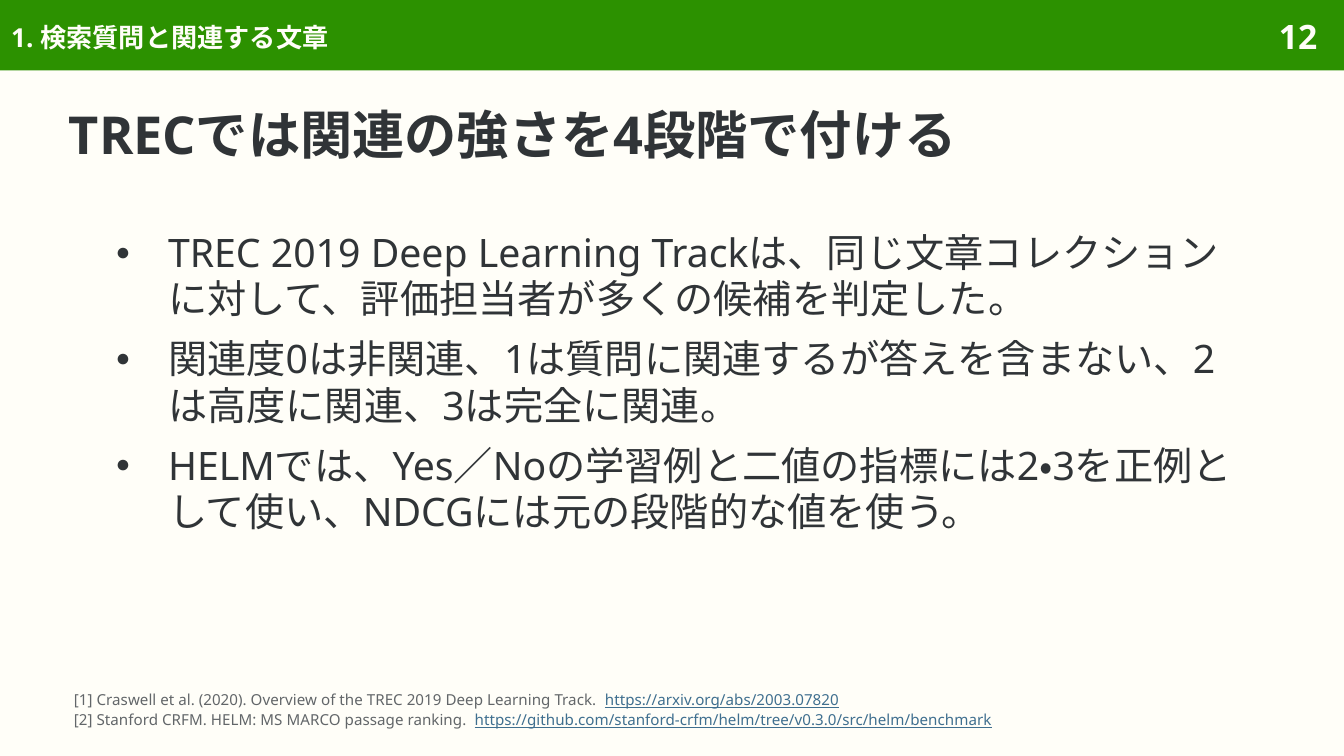
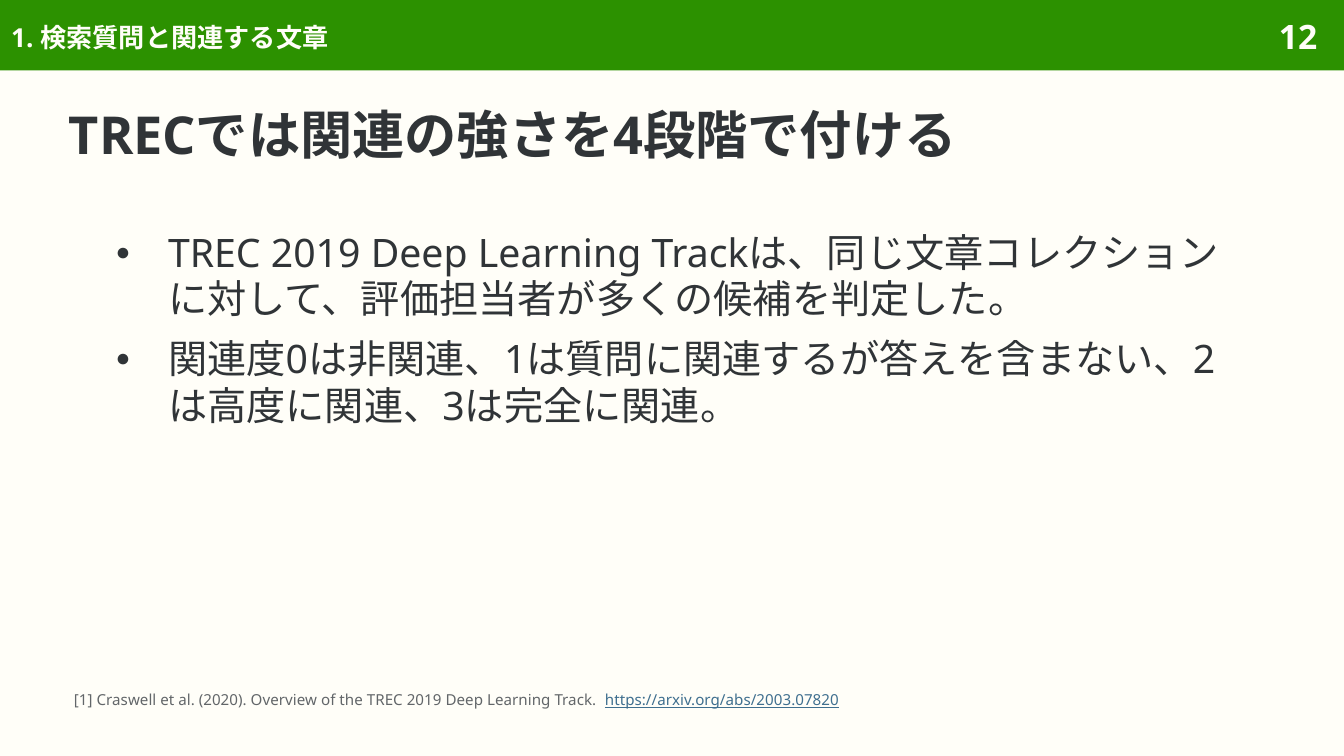
Before and after one commit to sasakiy84/datasets-in-10-minutes, a slide deck: slide 12 of slides/datasets-in-10-minutes-msmarco.pptx. Drawn at 1344x756 pixels with LibreOffice and Linux fonts; fonts in the diff are those of the drawing. Boxes give left, top, right and bottom in pixels: in the first picture for what was removed or moved away, otherwise in the second. Text is boxed around its words. In the diff, an @@ line names an element or a change of style, - is before the commit and + after.

Commit message:
Center MS MARCO on passage retrieval and original ranking evaluation

```diff
--- a/slides/datasets-in-10-minutes-msmarco.pptx
+++ b/slides/datasets-in-10-minutes-msmarco.pptx
@@ text at box(168, 447, 1232, 530): paragraph removed @@
-● HELMでは、Yes／Noの学習例と二値の指標には2・3を正例として使い、NDCGには元の段階的な値を使う。
@@ text at box(74, 713, 992, 729): paragraph removed @@
-[2] Stanford CRFM. HELM: MS MARCO passage ranking. https://github.com/stanford-crfm/helm/tree/v0.3.0/src/helm/benchmark
```
Also in this commit, not shown: 32 other slides changed, 6 slides removed, 55 other files.
